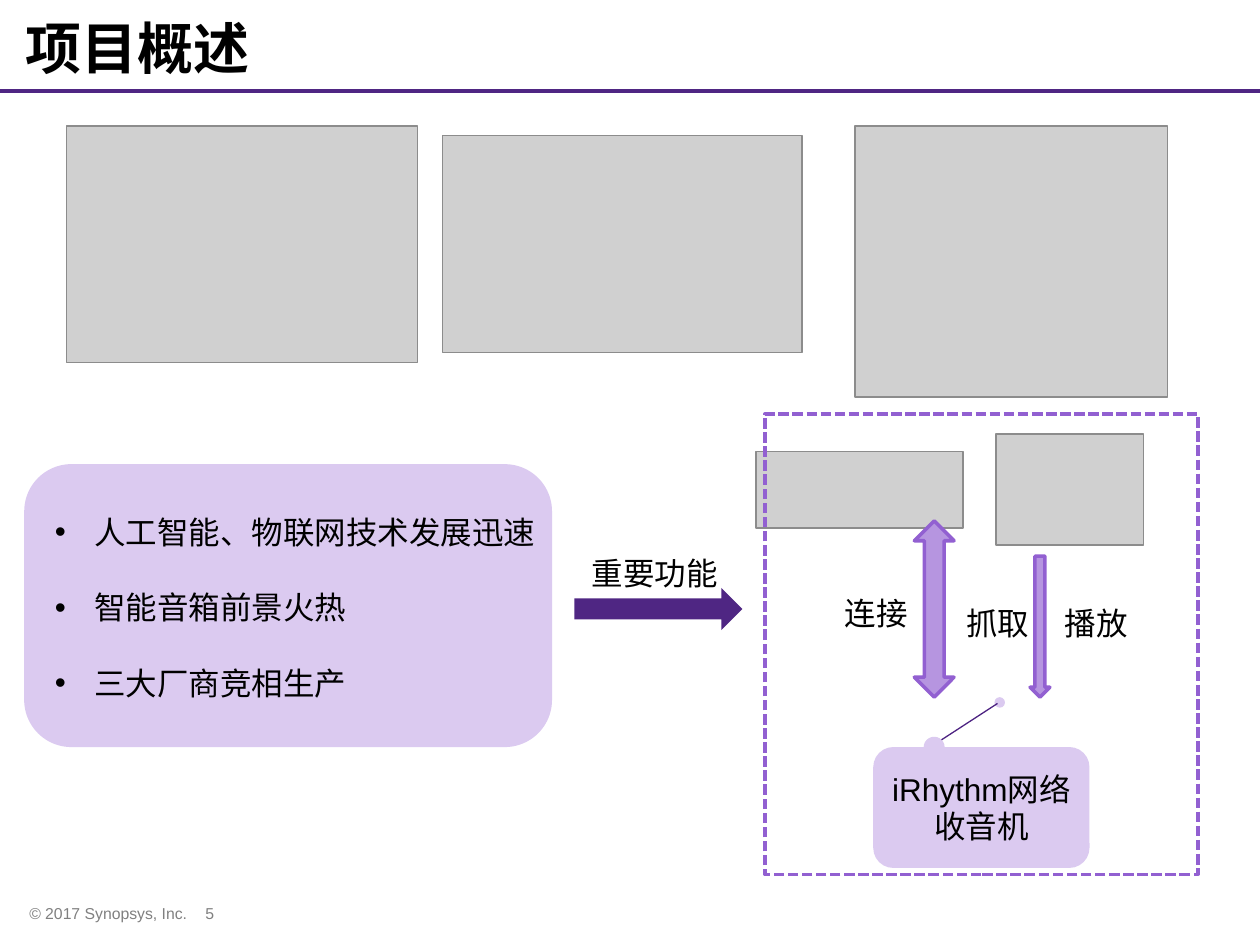
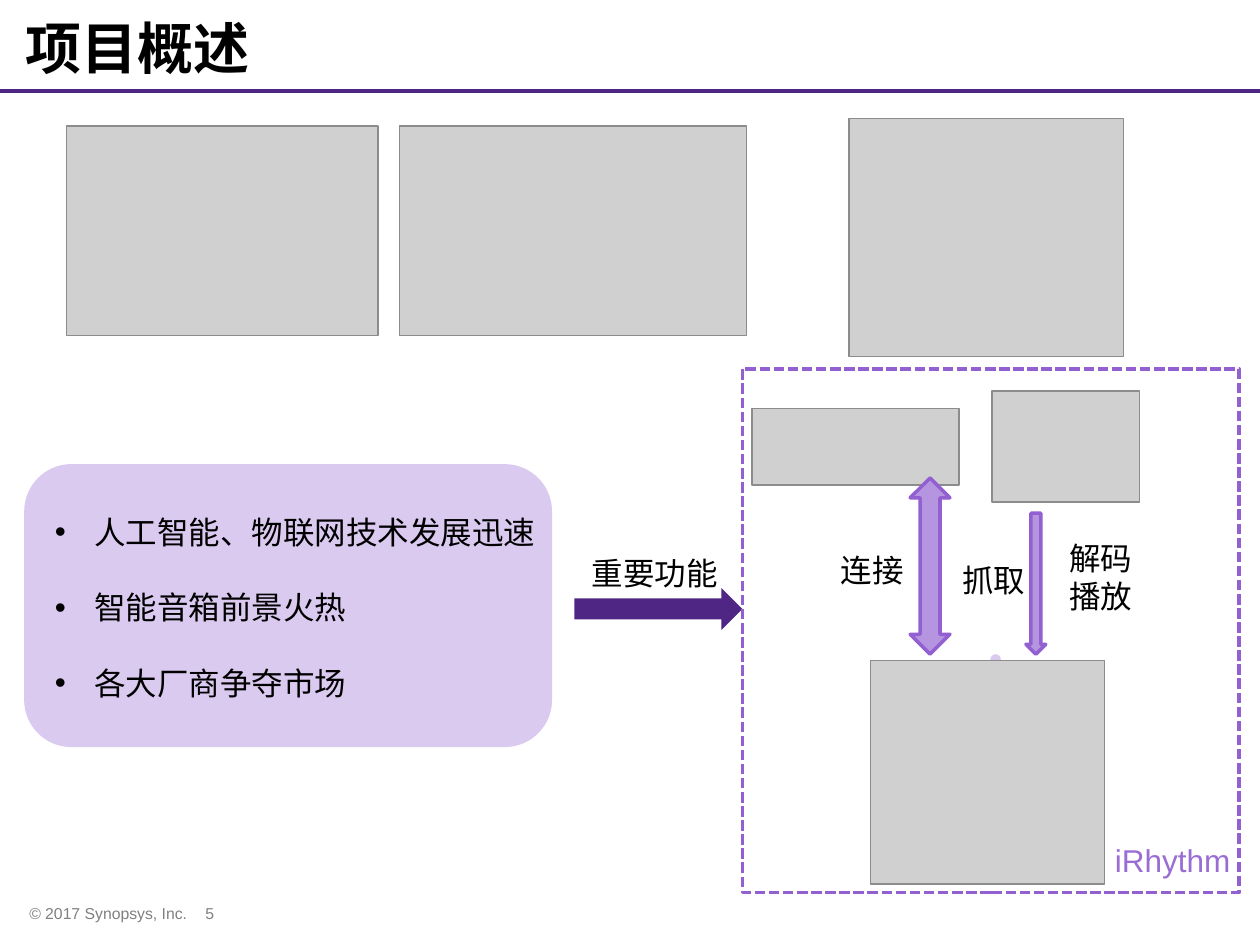
Before and after one commit to whutddk/iRhythm, a slide deck: slide 5 of doc/Synopsys ARC杯电子设计竞赛作品展示模板.pptx. Drawn at 1260x945 pixels with LibreOffice and Linux fonts; fonts in the diff are those of the drawing; grey boxes stand for pictures; background and template pictures are left out. Boxes give left, top, right and bottom in pixels: in the first picture for what was removed or moved away, otherwise in the second. Text is boxed around its words. In the diff, an @@ line names an element or a change of style, - is before the commit and + after.

```diff
--- a/doc/Synopsys ARC杯电子设计竞赛作品展示模板.pptx
+++ b/doc/Synopsys ARC杯电子设计竞赛作品展示模板.pptx
@@ picture: place and size @@
-picture at [856,126,1168,397]
+picture at [849,118,1124,357]
@@ picture: place and size @@
-picture at [67,126,418,363]
+picture at [67,126,378,335]
@@ picture: place and size @@
-picture at [442,136,801,353]
+picture at [399,126,746,335]
@@ rectangle: place and size @@
-rectangle at [765,415,1198,874]
+rectangle at [742,369,1239,892]
@@ 2 pictures, 1 ellipse, 1 left right arrow, 1 down arrow: place and size @@
-2 pictures, 1 ellipse, 1 left right arrow, 1 down arrow at [756,435,1143,707]
+2 pictures, 1 ellipse, 1 left right arrow, 1 down arrow at [752,391,1139,664]
@@ text "连接": place and size @@
-text "连接" at [845,598,908,628]
+text "连接" at [841,555,904,585]
@@ text "抓取": place and size @@
-text "抓取" at [966,608,1029,638]
+text "抓取" at [962,565,1025,595]
@@ text at [1069,543,1132,611]: text changed @@
-播放
+解码播放
@@ text at [94,668,346,698]: text changed @@
-• 三大厂商竞相生产
+• 各大厂商争夺市场
@@ picture added at [871,660,1105,885] @@
@@ line removed from (941, 740) to (998, 703) @@
@@ rounded rectangle removed at [873,747,1090,868] @@
-iRhythm网络收音机
@@ ellipse removed at [924,737,945,759] @@
@@ text added at [1115,849,1230,878], 18 pt, text #9A6DD5 @@
+iRhythm
```
Also in this commit, not shown: 12 other slides changed, 1 other file.
